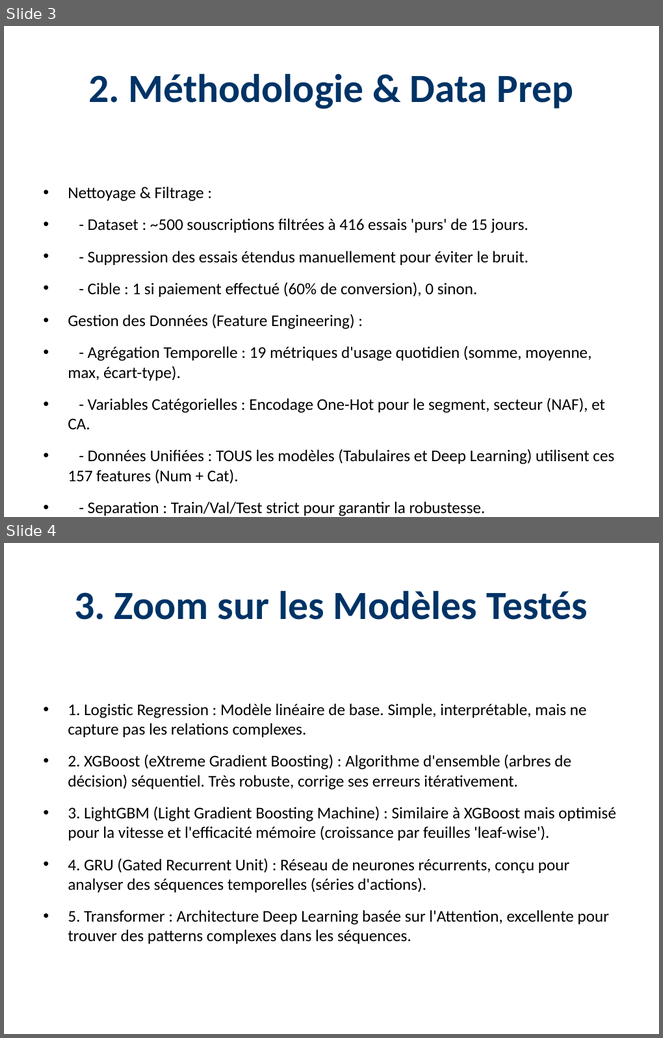
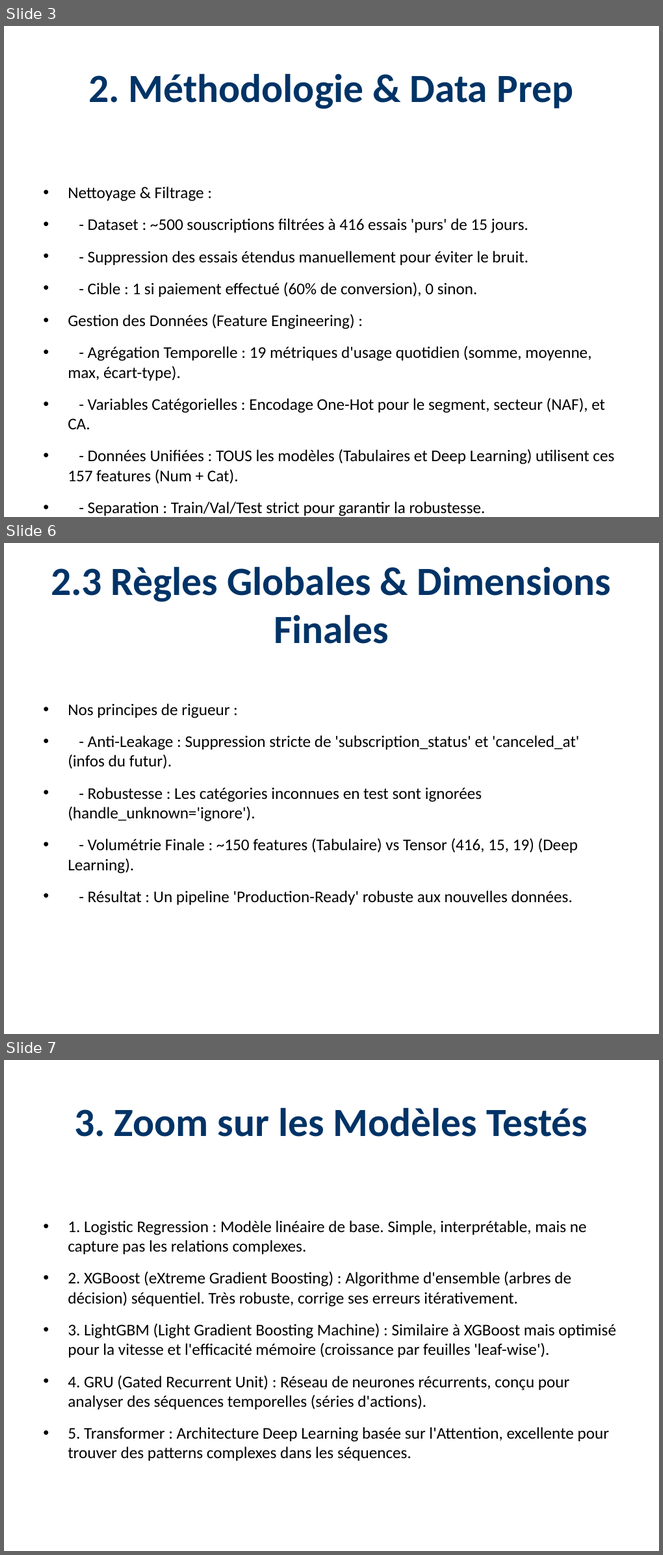
Before and after one commit to Paulino-Cristovao/churn_predictions, a slide deck: Presentations_Resultats_Projet.pptx. Shown one above the other, each under a label of ours: slides 3 and 4 before the commit, slides 3, 6 and 7 after it; the slides between them are not shown. The pictures are 663x1038 and 663x1555 pixels, drawn with LibreOffice and Linux fonts; fonts in the diff are those of the drawing. Boxes give left, top, right and bottom in pixels: in the first picture for what was removed or moved away, otherwise in the second. Text is boxed around its words. In the diff, an @@ line names an element or a change of style, - is before the commit and + after.

```diff
--- a/Presentations_Resultats_Projet.pptx
+++ b/Presentations_Resultats_Projet.pptx
@@ slide 6 added at (4, 543, 659, 1034), background #FFFFFF @@
@@ title added at (51, 566, 611, 644), 44 pt, text #003366, bold @@
+2.3 Règles Globales & Dimensions Finales
@@ text added at (68, 704, 579, 905), 18 pt, text #000000 @@
+• Nos principes de rigueur :
+• - Anti-Leakage : Suppression stricte de 'subscription_status' et 'canceled_at' (infos du futur).
+• - Robustesse : Les catégories inconnues en test sont ignorées (handle_unknown='ignore').
+• - Volumétrie Finale : ~150 features (Tabulaire) vs Tensor (416, 15, 19) (Deep Learning).
+• - Résultat : Un pipeline 'Production-Ready' robuste aux nouvelles données.
@@ what was slide 4 is now slide 7 @@
```
Also in this commit, not shown: 1 slide changed, 4 other slides added, 20 other files.
